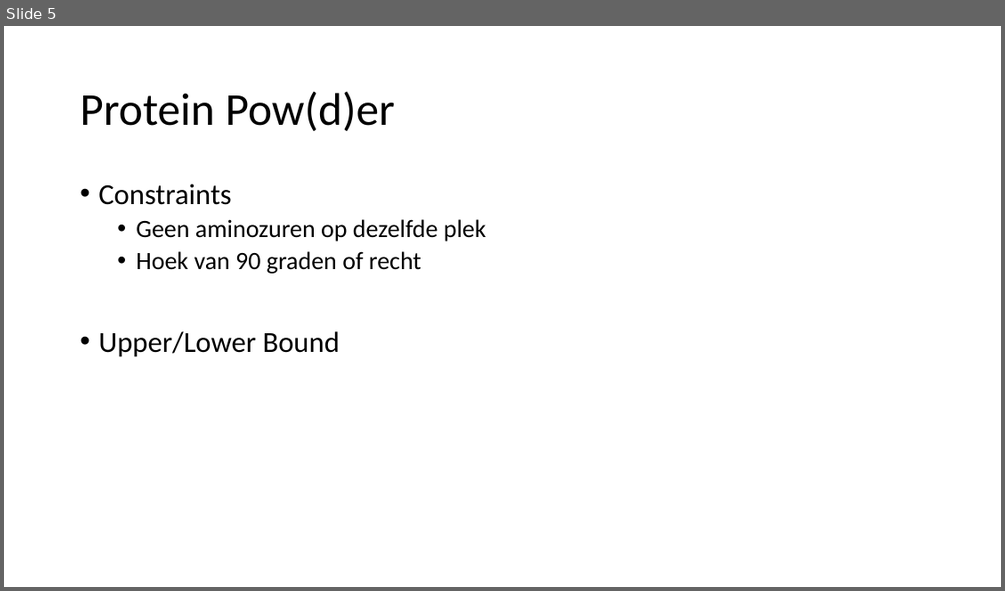
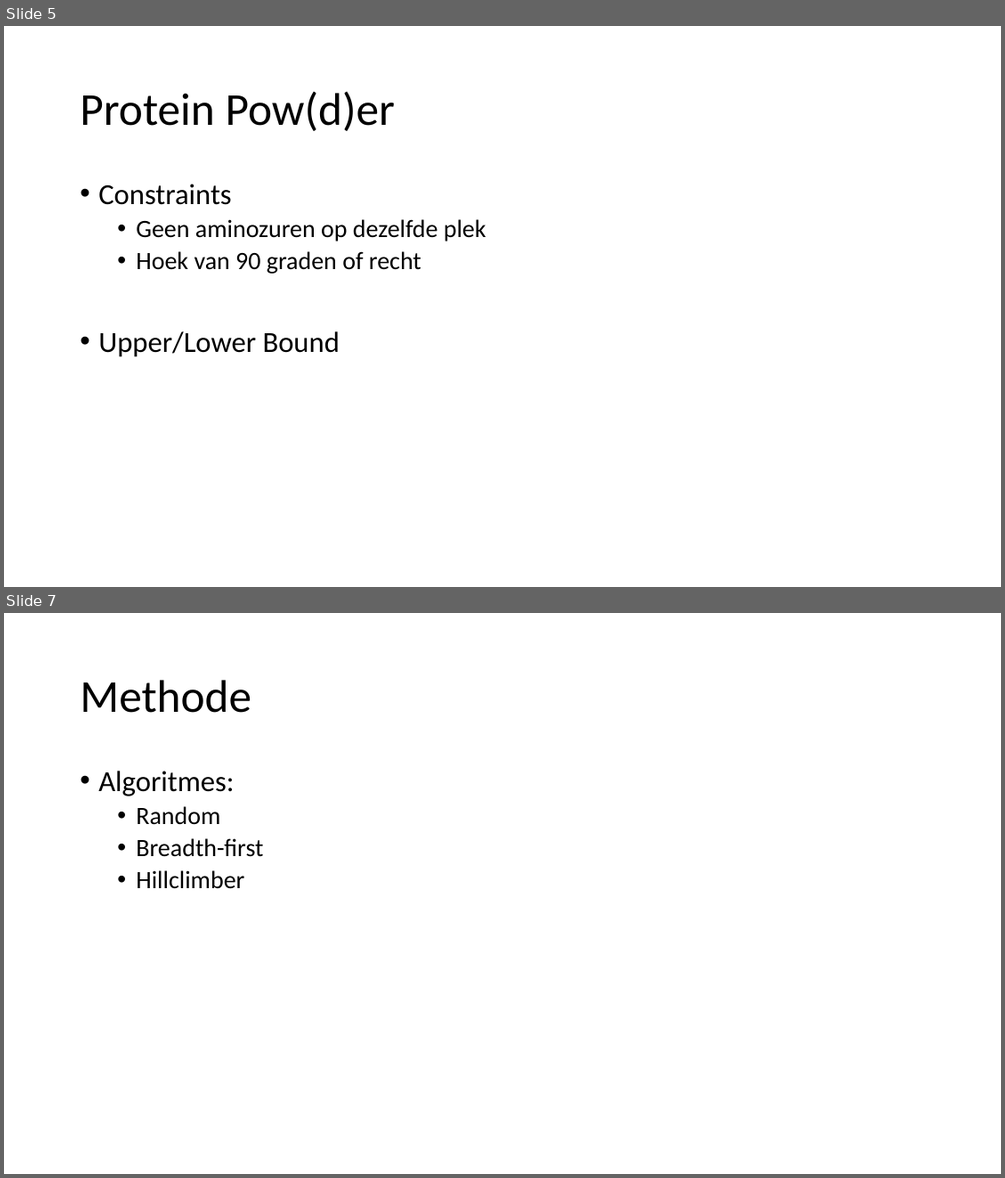
Before and after one commit to LunarLite/Proteasen, a slide deck: Presentations/Proteasen - week 1.pptx. Shown one above the other, each under a label of ours: slide 5 before the commit, slides 5 and 7 after it; the slides between them are not shown. The pictures are 1005x591 and 1005x1178 pixels, drawn with LibreOffice and Linux fonts; fonts in the diff are those of the drawing. Boxes give left, top, right and bottom in pixels: in the first picture for what was removed or moved away, otherwise in the second. Text is boxed around its words. In the diff, an @@ line names an element or a change of style, - is before the commit and + after.

```diff
--- a/Presentations/Proteasen - week 1.pptx
+++ b/Presentations/Proteasen - week 1.pptx
@@ slide 7 added at (4, 613, 1001, 1174), background #FFFFFF @@
@@ title added at (80, 680, 251, 713), 44 pt, text #000000 @@
+Methode
@@ text added at (98, 771, 263, 889), 24 pt, text #000000 @@
+• Algoritmes:
+  • Random
+  • Breadth-first
+  • Hillclimber
```
Also in this commit, not shown: 1 slide changed, 1 other slide added, 1 slide removed.
